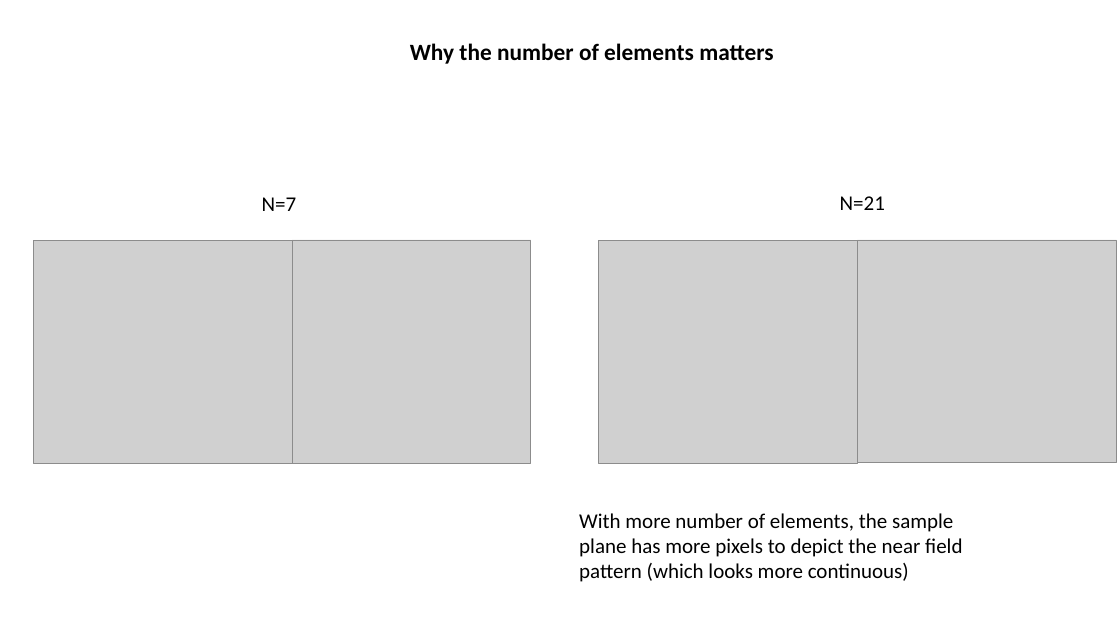
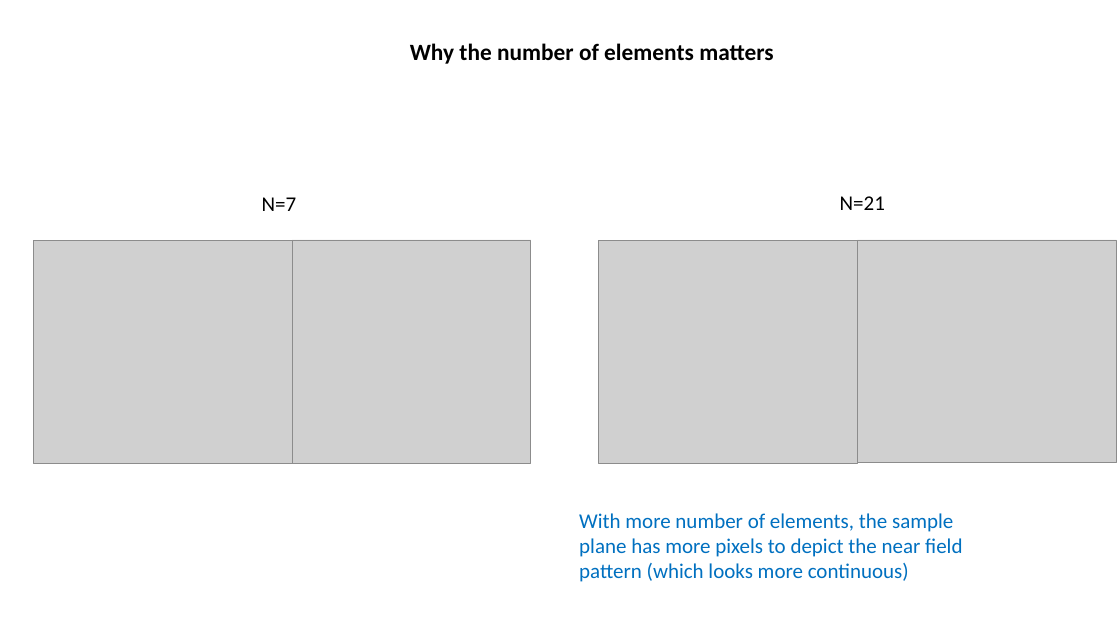
Before and after one commit to minspan199/imaginary-gauge-field, a slide deck: slide 6 of Green Function Method/ring_resonators/“Dynamic” Hologram by Ring Resonators.pptx. Drawn at 1120x630 pixels with LibreOffice and Linux fonts; fonts in the diff are those of the drawing; grey boxes stand for pictures. Boxes give left, top, right and bottom in pixels: in the first picture for what was removed or moved away, otherwise in the second. Text is boxed around its words. In the diff, an @@ line names an element or a change of style, - is before the commit and + after.

```diff
--- a/Green Function Method/ring_resonators/“Dynamic” Hologram by Ring Resonators.pptx
+++ b/Green Function Method/ring_resonators/“Dynamic” Hologram by Ring Resonators.pptx
@@ text "With more number of elements, ..." at (x1=579, y1=513, x2=962, y2=582): text colour #000000 to #0070C0 @@
```
Also in this commit, not shown: 1 other slide changed, 3 slides added, 1 slide removed, 3 other files.
